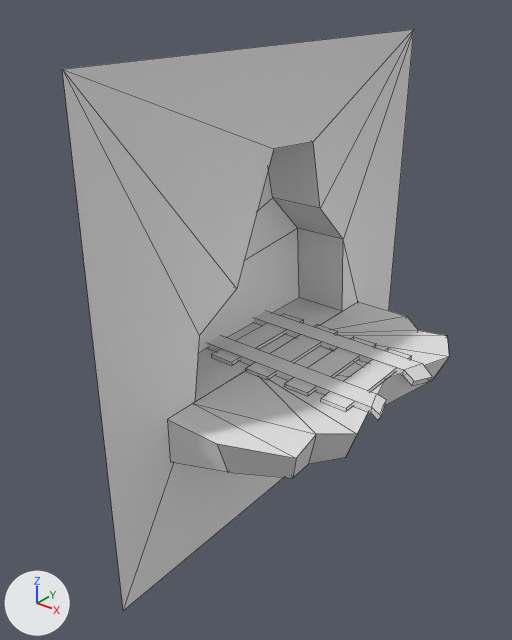
What one commit did to the FBX model TheUnityProject/Assets/Models/LevelTiles/Wall-CaveEntryDetail.fbx.
Both versions are drawn from a camera (50 mm lens) standing at (0.651, 9.763, 3.224) and looking at (-1.004, 11.832, 1.941). The axes (+X, +Y, +Z) are drawn at lower left. The lights are the same throughout. Mesh edges are drawn as thin lines.

Script lines for the objects in view, before the commit:
```python
me_cube_004 = bpy.data.meshes.new('Cube.004')
me_cube_004.from_pydata(...)  # 114 vertices, 100 faces; spans x -1.3..-0.38, y -1.0..1.0, z -1.0..1.0
ob_wall_caveentrydetail = bpy.data.objects.new('Wall-CaveEntryDetail', me_cube_004)
ob_wall_caveentrydetail.location = (0.0, 12.0, 2.0)
```
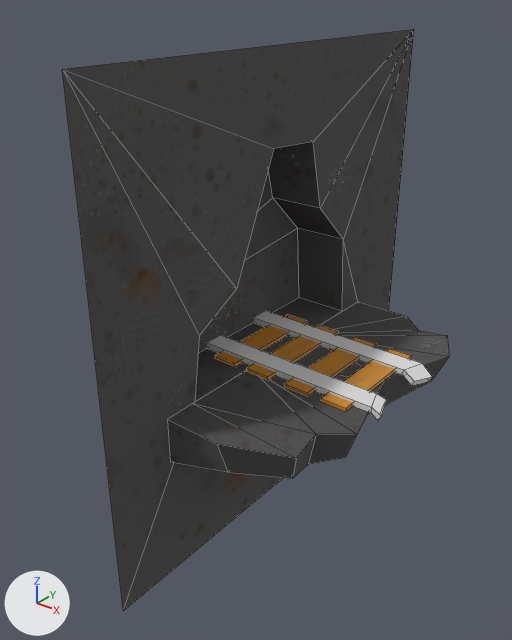
What differs and where, as boxes (x1, y1, x2, y2) in the pictures (512 x 640 px; the box of a moved part takes in the faces that stretch with it):
part 1 of me_cube_004, moved or reshaped: before (212, 314, 304, 366); after (215, 315, 307, 367)
part 2 of me_cube_004, recoloured (grey to black): (62, 29, 449, 611) in both
part 3 of me_cube_004, recoloured (grey to brown): (246, 325, 412, 412) in both

Diff of the bpy script that builds the scene:
```diff
--- a/TheUnityProject/Assets/Models/LevelTiles/Wall-CaveEntryDetail.fbx.py
+++ b/TheUnityProject/Assets/Models/LevelTiles/Wall-CaveEntryDetail.fbx.py
@@ img_stone_png @@
+img_stone_png = load_image('stone.png', '../../2D/mats/stone.png', 1024, 1024, 'sRGB')
@@ img_wood_png @@
+img_wood_png = load_image('wood.png', '../../2D/mats/wood.png', 1024, 1024, 'sRGB')
@@ mat_metal @@
+mat_metal = principled_material('Metal')
+mat_metal.base_color = (0.8, 0.8, 0.8)  # white #e7e7e7
@@ mat_stone @@
+mat_stone = principled_material('Stone')
+mat_stone.texture = img_stone_png
+mat_stone.roughness = 1.0
@@ mat_wood @@
+mat_wood = principled_material('Wood')
+mat_wood.texture = img_wood_png
@@ me_cube_004 @@
 me_cube_004.from_pydata(...)  # 114 vertices, 100 faces; spans x -1.3..-0.38, y -1.0..1.0, z -1.0..1.0
 # used by ob_wall_caveentrydetail; location = (0.0, 12.0, 2.0)
+# me_cube_004 part 1: the loose piece of 8 vertices spanning x -1.19..-1.07, y -0.25..0.28, z -0.27..-0.25 is moved by (0.02, 0.0, 0.0), in mat_wood (picture img_wood_png)
+# me_cube_004 part 2: 62 faces spanning x -1.26..-0.39, y -1.0..1.0, z -1.0..1.0 switch from no material to mat_stone (picture img_stone_png)
+# me_cube_004 part 3: 15 faces spanning x -0.99..-0.51, y -0.25..0.28, z -0.27..-0.25 switch from no material to mat_wood (picture img_wood_png)
+me_cube_004.materials.append(mat_metal)  # white #e7e7e7
```
